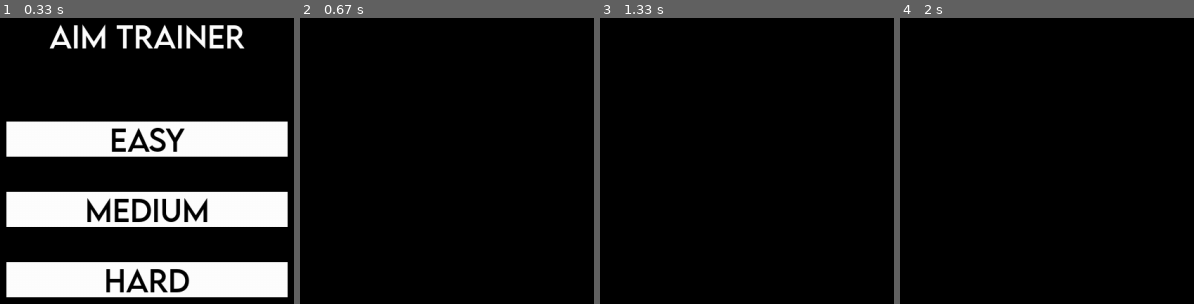
Above: before the commit, frames 1-4 (left to right).
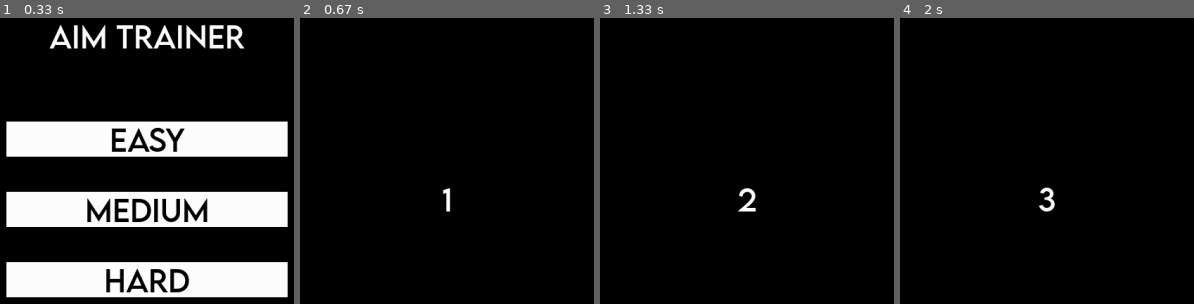
Above: after the commit, the same moments.

Repository: Subhro-ai/aimTrainer-pyGame
Game: pygame game, started from main.py
Same seed, same stepped clock (60 frames per second), same inputs: the game is played once before the commit and once after it.
Inputs (mouse positions are in pixels of both pictures, inside the frame that each line leads up to):
- Up to frame 1 (0.33 s): no input
- Up to frame 2 (0.67 s): click "EASY" at 0.38 s
- Up to frame 3 (1.33 s): click (outside the picture) at 0.72 s
- Up to frame 4 (2 s): no input

Frame 1 is identical in both runs. In frame 2, 0.2% of the frame differs, in the area x 48-52%, y 59-68%; in frame 3, 0.3%, in the area x 46-54%, y 59-68%; in frame 4, 0.3%.

Commit message:
countdown

Diff:
--- a/main.py
+++ b/main.py
@@ -10,7 +10,7 @@
 font = pg.font.Font("lemon_milk/LEMONMILK-Regular.otf", 42)
 running = True
 #Time difference, Time On, Size, distance
-easySetting = [3, 5, 15, 100, "EASY"]
+easySetting = [3, 5, 15, 100]
 state = "menu"
 timer =0
 
@@ -32,7 +32,6 @@
         pg.mouse.set_cursor(pg.SYSTEM_CURSOR_HAND)
         if click:
             state = "easy"
-
 
 
     elif medButtonRect.collidepoint(mouse):
@@ -74,6 +73,23 @@
     timeOn = settings[1]
     size = settings[2]
     distance = settings[3]
+    global timer
+    currentTime = int(timer/60)
+    print("1")
+    while state == "easy" or "med" or "hard":
+        print("2")
+        while (timer / 60) - currentTime < 3:
+            print("3")
+            screen.fill("black")
+            timer += 1
+            count = font.render(str(int((timer / 60) - currentTime) + 1), True, white, None)
+            container = pg.Rect((WIDTH/2) - 200, HEIGHT / 2 - 100, 400, 100)
+            textRect = count.get_rect(center = container.center)
+            screen.blit(count, textRect)
+            pg.display.flip()
+            clock.tick(60)
+        return "menu"
+
 
 
 
@@ -100,6 +116,6 @@
     secs = int(timer/60)
     # print(secs)
     pg.display.flip()
-    clock.tick(60)  #limits FPS to 60
+    clock.tick(60)  # limits FPS to 60
 
 pg.quit()
